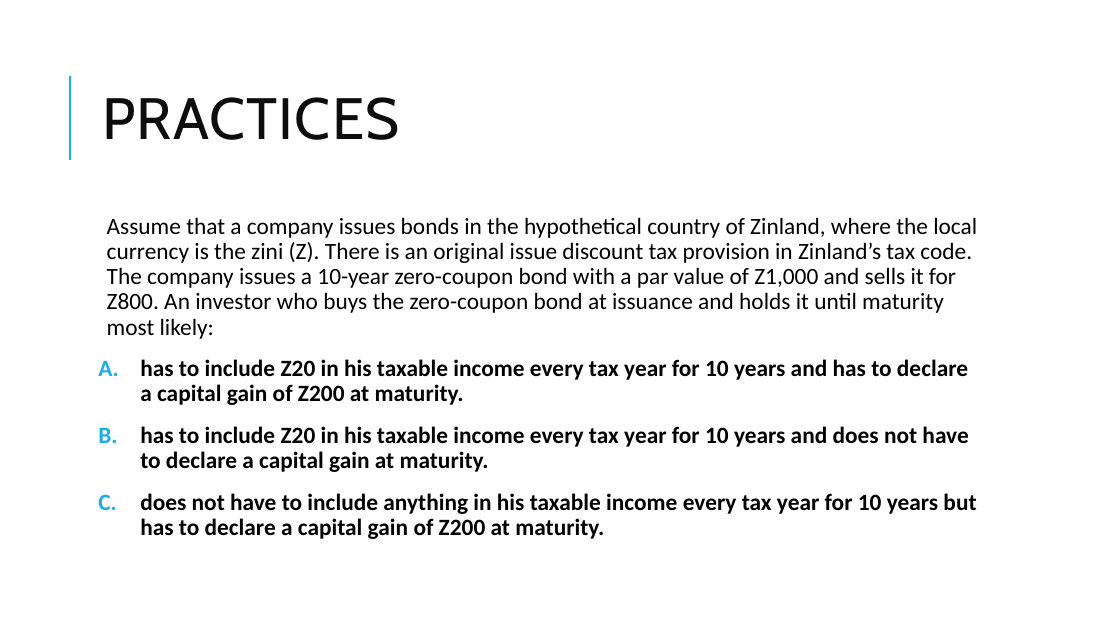
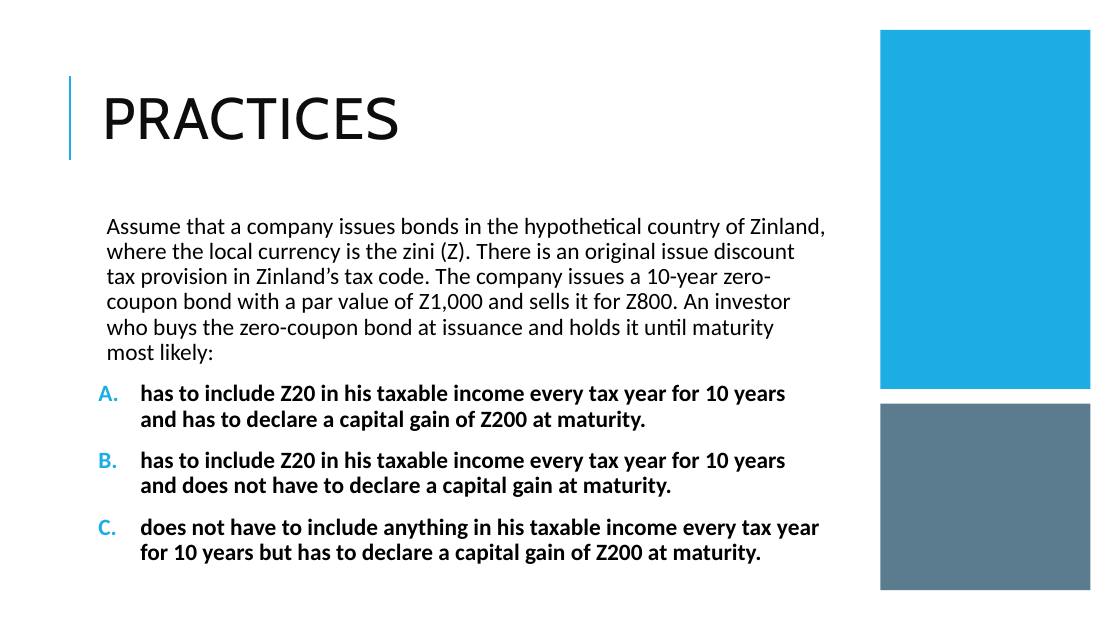
Before and after one commit to Isco0530/data, a slide deck: slide 25 of Fixed Income.pptx. Drawn at 1120x630 pixels with LibreOffice and Linux fonts; fonts in the diff are those of the drawing. Boxes give left, top, right and bottom in pixels: in the first picture for what was removed or moved away, otherwise in the second. Text is boxed around its words. In the diff, an @@ line names an element or a change of style, - is before the commit and + after.

```diff
--- a/Fixed Income.pptx
+++ b/Fixed Income.pptx
@@ rectangle added at (881,30,1091,389), fill #1CADE4 @@
@@ text "Assume that a company issues ..." rewrapped from (107,217,977,539) to (107,217,825,564) @@
@@ rectangle added at (881,404,1091,591), fill #335B74 at 80% opacity @@
```
Also in this commit, not shown: 3 other slides changed.
